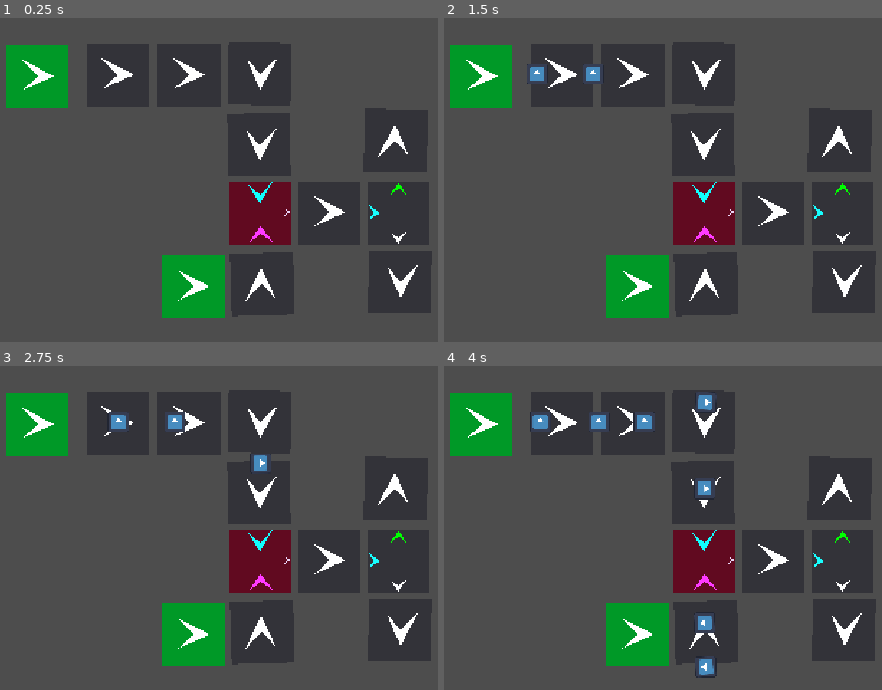
Above: before the commit, frames 1-4 (two rows, left to right).
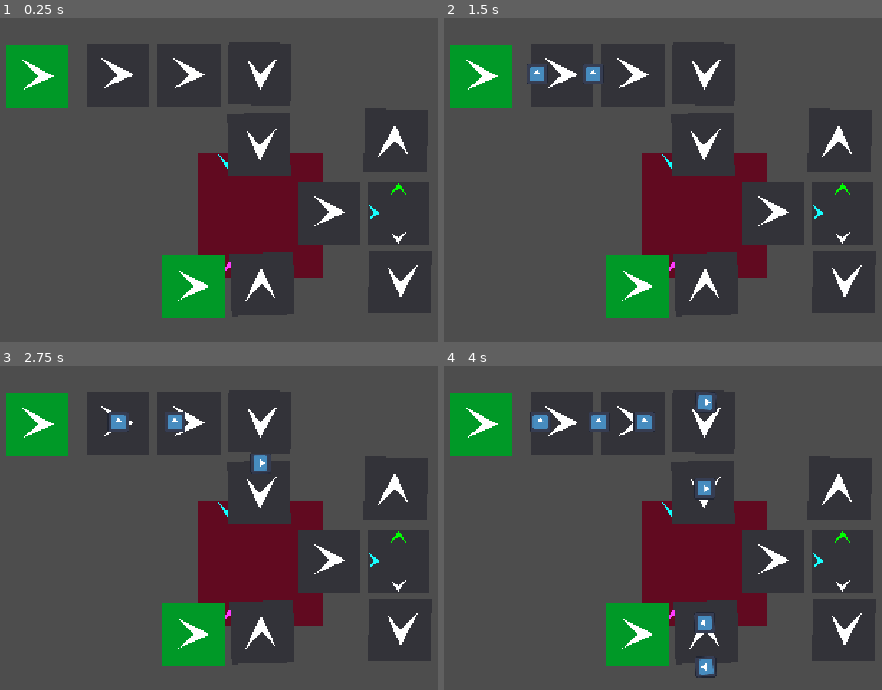
Above: after the commit, the same moments.

Repository: PouchyCorp/GameJam-MaillonFaible
Game: Godot game, scene res://main_scene.tscn
Same seed, same stepped clock (60 frames per second), same inputs: the game is played once before the commit and once after it. The engine's default icon, where the game draws it, is replaced by a stand-in: a white triangle on a blue panel in a dark square.
Inputs (mouse positions are in pixels of both pictures, inside the frame that each line leads up to):
- Up to frame 1 (0.25 s): no input
- Up to frame 2 (1.5 s): tap Enter at 0.5 s; move the mouse to (562, 76) at 0.52 s; click (562, 76) at 0.67 s; move the mouse to (632, 76) at 1.27 s; click (632, 76) at 1.42 s
- Up to frame 3 (2.75 s): move the mouse to (258, 492) at 2.02 s; click (258, 492) at 2.17 s
- Up to frame 4 (4 s): move the mouse to (702, 421) at 2.77 s; click (702, 421) at 2.92 s; move the mouse to (706, 631) at 3.52 s; click (706, 631) at 3.67 s

The runs differ from the first frame. In frame 1, 4.7% of the frame differs, in the area x 45-74%, y 41-81%; in frame 2, 4.7%; in frame 3, 4.7%; in frame 4, 4.7%.

Commit message:
small details

Diff:
--- a/cutter.tscn
+++ b/cutter.tscn
@@ -22,7 +22,7 @@
 
 [node name="Polygon2D" type="Polygon2D" parent="." unique_id=702291181]
 z_index = 3
-position = Vector2(42.499996, -37.450558)
+position = Vector2(0, 1.1920929e-07)
 scale = Vector2(1.9444443, 1.7802198)
 color = Color(0.36323836, 0.08814102, 0.12472703, 1)
 polygon = PackedVector2Array(-45, -43, -45, 48, 45, 48, 45, -43)
@@ -31,7 +31,7 @@
 [node name="RightArrow" type="Polygon2D" parent="." unique_id=2142637649]
 unique_name_in_owner = true
 z_index = 3
-position = Vector2(132.00002, -5)
+position = Vector2(90, 39)
 rotation = 0.007152319
 scale = Vector2(0.15478897, 0.16402408)
 color = Color(0.94531494, 0.6062544, 3.85046e-07, 1)
@@ -41,7 +41,7 @@
 [node name="LeftArrow" type="Polygon2D" parent="." unique_id=846873827]
 unique_name_in_owner = true
 z_index = 3
-position = Vector2(132, -84)
+position = Vector2(90, -46)
 rotation = 6.2999644
 scale = Vector2(0.15478896, 0.16402408)
 color = Color(0, 1, 0, 1)
@@ -50,7 +50,7 @@
 
 [node name="Polygon2D4" type="Polygon2D" parent="." unique_id=796109097]
 z_index = 3
-position = Vector2(-24, -6.0000005)
+position = Vector2(-66, 46)
 rotation = 0.022952732
 scale = Vector2(0.15478896, 0.16402408)
 color = Color(0.09411765, 1, 1, 1)
@@ -60,16 +60,15 @@
 [node name="Area2D" type="Area2D" parent="." unique_id=417597483]
 
 [node name="CollisionShape2D" type="CollisionShape2D" parent="Area2D" unique_id=1936473293]
-position = Vector2(0, 2.5)
 shape = SubResource("RectangleShape2D_1yp31")
 
 [node name="DropLabel" type="Label" parent="." unique_id=292125538]
 unique_name_in_owner = true
 z_index = 20
-offset_left = 8.0
-offset_top = -37.0
-offset_right = 48.0
-offset_bottom = 32.0
+offset_left = 9.0
+offset_top = -39.0
+offset_right = 49.0
+offset_bottom = 30.0
 label_settings = SubResource("LabelSettings_e8ffd")
 metadata/_edit_use_anchors_ = true
 
--- a/heater.tscn
+++ b/heater.tscn
@@ -27,13 +27,13 @@
 shape = SubResource("RectangleShape2D_e7js5")
 
 [node name="Polygon2D" type="Polygon2D" parent="." unique_id=2097960051]
-color = Color(0.2, 0.2, 0.22352941, 1)
+color = Color(8.904189e-07, 0.28397036, 0.31524792, 1)
 polygon = PackedVector2Array(-45, -43, -45, 48, 45, 48, 45, -43)
 uv = PackedVector2Array(-167, -39, -169, 51, -82, 51, -79, -40)
 
 [node name="Polygon2D2" type="Polygon2D" parent="." unique_id=1360691989]
-position = Vector2(30, -14)
-scale = Vector2(0.40833333, 0.31944445)
+position = Vector2(-29, -4)
+scale = Vector2(0.12055555, 0.12345679)
 polygon = PackedVector2Array(-136, -32.000004, -16, 47.999992, -127.99994, 112, -72, 48)
 uv = PackedVector2Array(-136, -32.000004, -16, 47.999992, -127.99994, 112, -72, 48)
 
@@ -42,8 +42,11 @@
 curve = SubResource("Curve2D_be0bl")
 
 [node name="Area2D" type="Area2D" parent="." unique_id=1470416922]
+z_index = -4
+rotation = -7.6233664e-05
 
 [node name="CollisionShape2D" type="CollisionShape2D" parent="Area2D" unique_id=1650885184]
+z_index = -4
 position = Vector2(0, 2.5)
 shape = SubResource("RectangleShape2D_xm45u")
 
@@ -56,4 +59,10 @@
 offset_bottom = 35.0
 label_settings = SubResource("LabelSettings_be0bl")
 
+[node name="Polygon2D3" type="Polygon2D" parent="." unique_id=2031614948]
+position = Vector2(47.000004, -6.0000005)
+scale = Vector2(0.12055555, 0.12345679)
+polygon = PackedVector2Array(-136, -32.000004, -16, 47.999992, -127.99994, 112, -72, 48)
+uv = PackedVector2Array(-136, -32.000004, -16, 47.999992, -127.99994, 112, -72, 48)
+
 [connection signal="input_event" from="Area2D" to="." method="_on_area_2d_input_event"]
--- a/merger.tscn
+++ b/merger.tscn
@@ -3,7 +3,7 @@
 [ext_resource type="Script" uid="uid://c245mxlsbjwip" path="res://merger.gd" id="1_r8xb1"]
 
 [sub_resource type="RectangleShape2D" id="RectangleShape2D_62myk"]
-size = Vector2(90, 91)
+size = Vector2(90, 88)
 
 [sub_resource type="RectangleShape2D" id="RectangleShape2D_stq56"]
 size = Vector2(90, 91)
@@ -15,13 +15,16 @@
 font_color = Color(1, 0, 0, 1)
 
 [node name="Merger" type="StaticBody2D" unique_id=1695691332]
+position = Vector2(0.0154418945, 0.0850296)
 script = ExtResource("1_r8xb1")
 
 [node name="CollisionShape2D" type="CollisionShape2D" parent="." unique_id=1000933227]
-position = Vector2(0, 2.5)
+position = Vector2(0, 3)
+scale = Vector2(2, 2)
 shape = SubResource("RectangleShape2D_62myk")
 
 [node name="Polygon2D" type="Polygon2D" parent="." unique_id=1130119059]
+scale = Vector2(2, 2)
 color = Color(0.38431132, 0.04061252, 0.12874332, 1)
 polygon = PackedVector2Array(-45, -43, -45, 48, 45, 48, 45, -43)
 uv = PackedVector2Array(-167, -39, -169, 51, -82, 51, -79, -40)
@@ -29,7 +32,8 @@
 [node name="Area2D" type="Area2D" parent="." unique_id=1664934556]
 
 [node name="CollisionShape2D" type="CollisionShape2D" parent="Area2D" unique_id=1962946442]
-position = Vector2(0, 2.5)
+position = Vector2(0, 5)
+scale = Vector2(2, 2)
 shape = SubResource("RectangleShape2D_stq56")
 
 [node name="Container" type="Node" parent="." unique_id=63803703]
@@ -48,26 +52,27 @@
 fill_mode = 4
 nine_patch_stretch = true
 texture_progress = SubResource("PlaceholderTexture2D_rrs4q")
+metadata/_edit_use_anchors_ = true
 
 [node name="Polygon2D3" type="Polygon2D" parent="." unique_id=1161991292]
-position = Vector2(-1.1920929e-07, 31.000002)
-rotation = -1.5707964
+position = Vector2(-44.01544, 79.91497)
+rotation = -1.5712271
 scale = Vector2(0.27255684, 0.3264023)
 color = Color(1, 0.22745098, 1, 1)
 polygon = PackedVector2Array(-56.00003, -56, 39.99991, 9.536743e-06, -48.00009, 56.000008, -3.0517578e-05, 9.536743e-06)
 uv = PackedVector2Array(-176, -32, -80.00006, 24.000008, -168.00006, 80.00001, -120, 24.000008)
 
 [node name="Polygon2D4" type="Polygon2D" parent="." unique_id=1070054403]
-position = Vector2(-1.0000002, -25.000002)
-rotation = 1.5707964
+position = Vector2(-44.01544, -68.08503)
+rotation = 1.5704871
 scale = Vector2(0.33074254, 0.31868383)
 color = Color(0.06666667, 1, 1, 1)
 polygon = PackedVector2Array(-56.00003, -56, 39.99991, 9.536743e-06, -48.00009, 56.000008, -3.0517578e-05, 9.536743e-06)
 uv = PackedVector2Array(-176, -32, -80.00006, 24.000008, -168.00006, 80.00001, -120, 24.000008)
 
 [node name="Polygon2D5" type="Polygon2D" parent="." unique_id=1946991358]
-position = Vector2(38.000008, 0)
-rotation = 0.007245589
+position = Vector2(83.98455, -0.0850296)
+rotation = 0.008635265
 scale = Vector2(0.13045874, 0.13321444)
 skew = -0.0005186796
 color = Color(0.925496, 0.8419645, 0.97616, 1)
@@ -82,5 +87,6 @@
 offset_right = 45.0
 offset_bottom = 12.0
 label_settings = SubResource("LabelSettings_r8xb1")
+metadata/_edit_use_anchors_ = true
 
 [connection signal="timeout" from="Timer" to="." method="_on_timer_timeout"]
